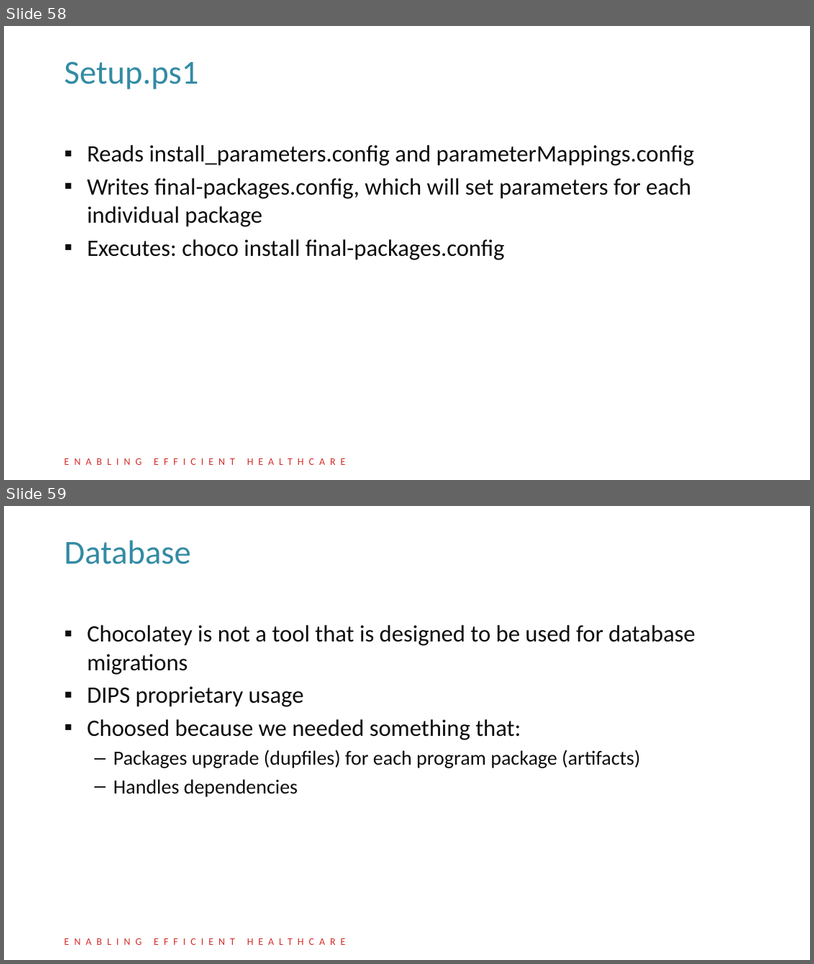
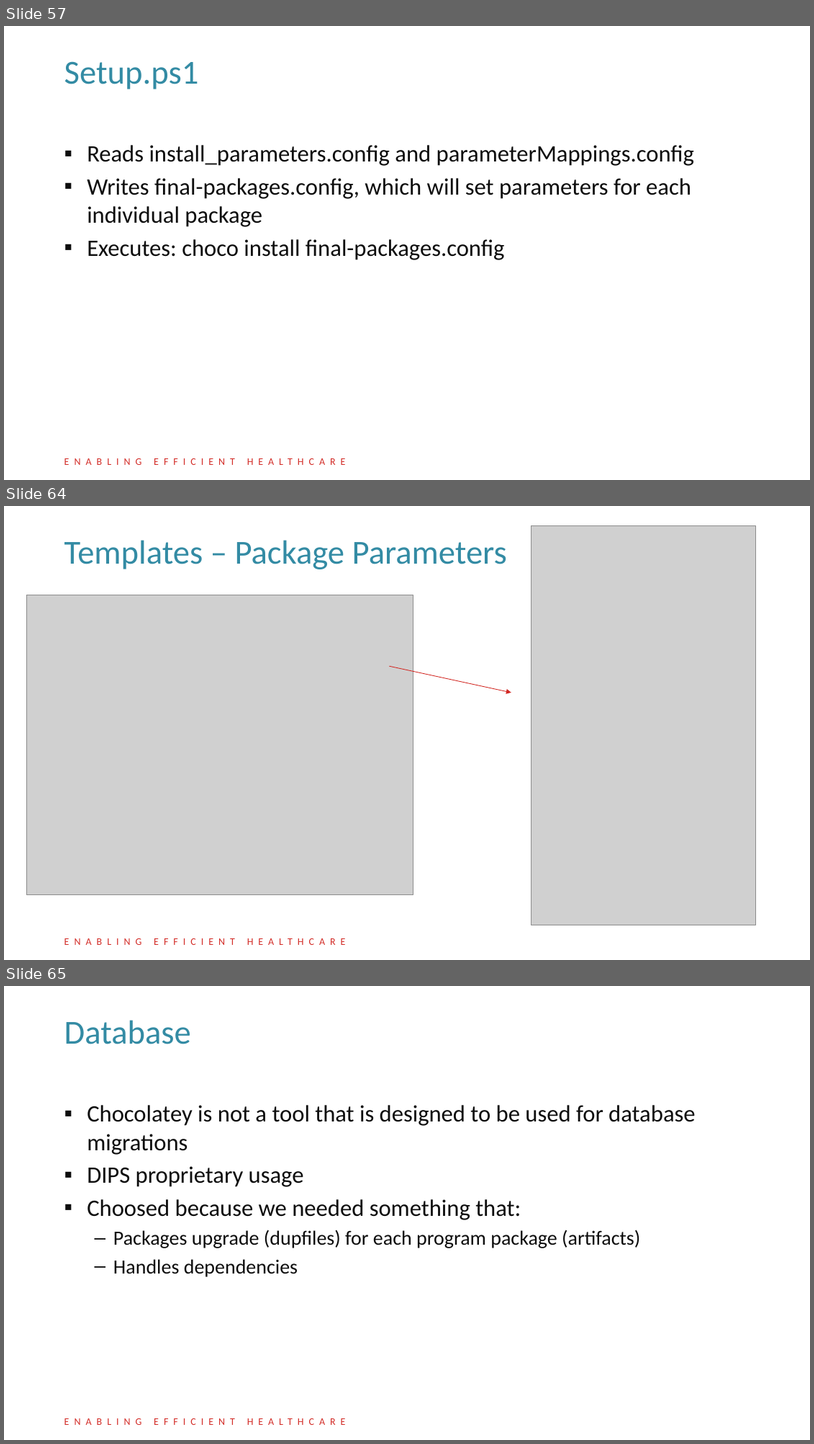
Before and after one commit to DIPSAS/InstallationTech, a slide deck: presentation/InstallationCourse.pptx. Shown one above the other, each under a label of ours: slides 58 and 59 before the commit, slides 57, 64 and 65 after it; the slides between them are not shown. The pictures are 814x964 and 814x1444 pixels, drawn with LibreOffice and Linux fonts; fonts in the diff are those of the drawing; grey boxes stand for pictures; background and template pictures are left out. Boxes give left, top, right and bottom in pixels: in the first picture for what was removed or moved away, otherwise in the second. Text is boxed around its words. In the diff, an @@ line names an element or a change of style, - is before the commit and + after.

```diff
--- a/presentation/InstallationCourse.pptx
+++ b/presentation/InstallationCourse.pptx
@@ slide 64 added at (x1=4, y1=506, x2=810, y2=960), background #FFFFFF; not listed: 1 template element that a slide beside it also shows @@
@@ picture added at (x1=532, y1=525, x2=756, y2=924) @@
@@ title added at (x1=64, y1=540, x2=507, y2=569), 40 pt, text #338BA4 @@
+Templates – Package Parameters
@@ picture added at (x1=26, y1=595, x2=413, y2=895) @@
@@ arrow added from (389, 667) to (512, 692), #D32823 0.75 pt @@
@@ what was slide 58 is now slide 57 @@
@@ what was slide 59 is now slide 65 @@
```
Also in this commit, not shown: 7 other slides added, 2 slides removed.
